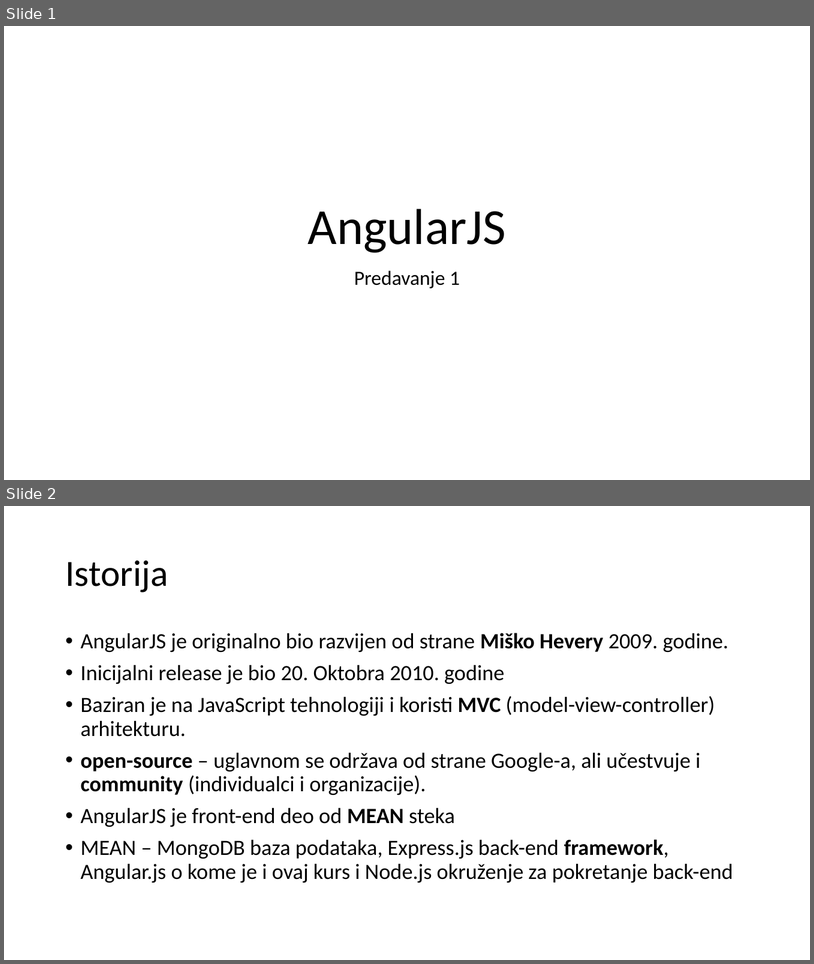
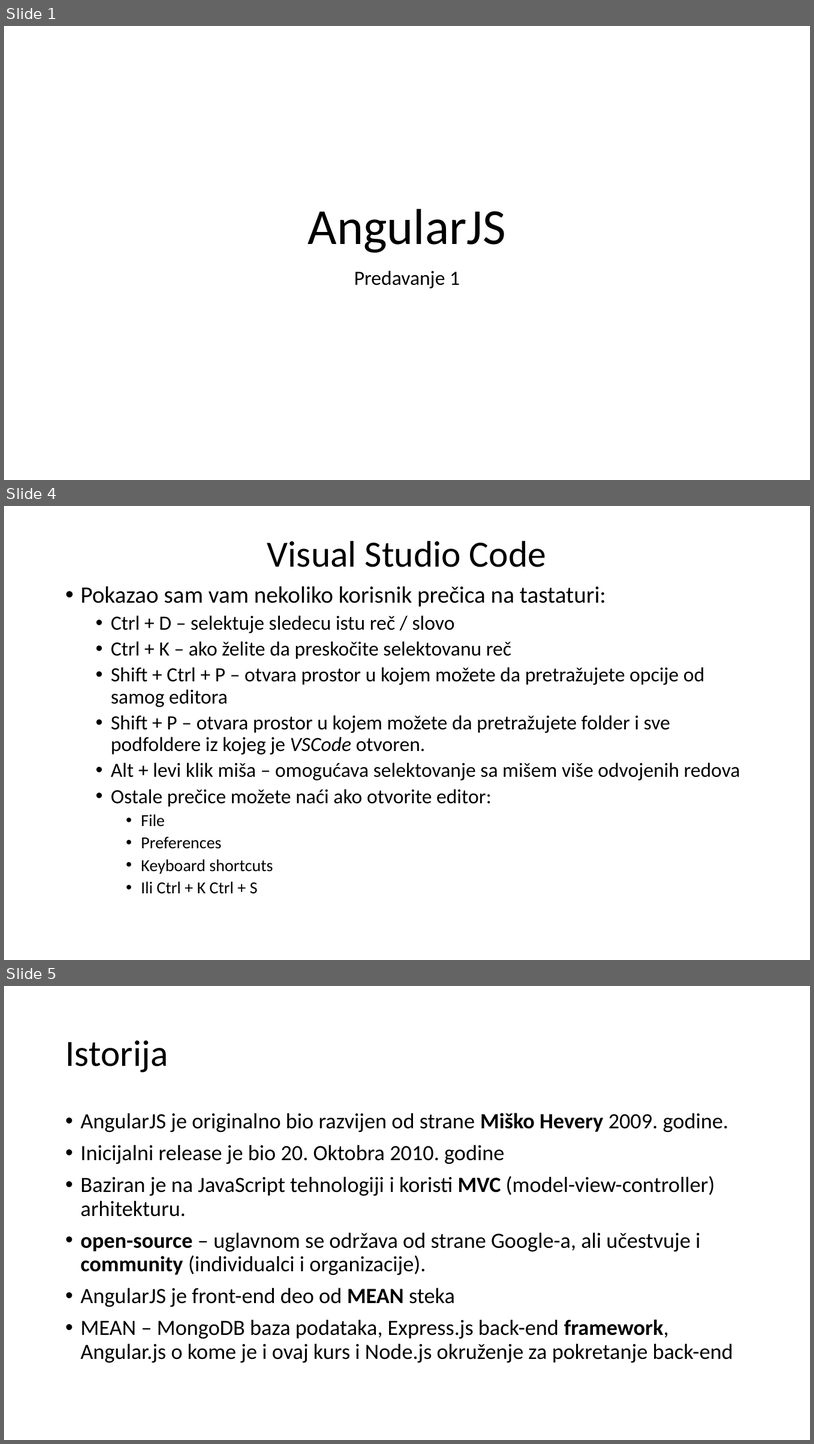
Before and after one commit to daniloMogin/kurs, a slide deck: AngularJS.pptx. Shown one above the other, each under a label of ours: slides 1 and 2 before the commit, slides 1, 4 and 5 after it; the slides between them are not shown. The pictures are 814x964 and 814x1444 pixels, drawn with LibreOffice and Linux fonts; fonts in the diff are those of the drawing. Boxes give left, top, right and bottom in pixels: in the first picture for what was removed or moved away, otherwise in the second. Text is boxed around its words. In the diff, an @@ line names an element or a change of style, - is before the commit and + after.

```diff
--- a/AngularJS.pptx
+++ b/AngularJS.pptx
@@ slide 4 added at (4, 506, 810, 960), background #FFFFFF @@
@@ title added at (267, 541, 546, 567), 44 pt, text #000000 @@
+Visual Studio Code
@@ text added at (81, 586, 741, 894), 24 pt, text #000000 @@
+• Pokazao sam vam nekoliko korisnik prečica na tastaturi:
+  • Ctrl + D – selektuje sledecu istu reč / slovo
+  • Ctrl + K – ako želite da preskočite selektovanu reč
+  • Shift + Ctrl + P – otvara prostor u kojem možete da pretražujete opcije od samog editora
+  • Shift + P – otvara prostor u kojem možete da pretražujete folder i sve podfoldere iz kojeg je VSCode otvoren.
+  • Alt + levi klik miša – omogućava selektovanje sa mišem više odvojenih redova
+  • Ostale prečice možete naći ako otvorite editor:
+    • File
+    • Preferences
+    • Keyboard shortcuts
+    • Ili Ctrl + K Ctrl + S
@@ what was slide 2 is now slide 5 @@
```
Also in this commit, not shown: 3 other slides added, 10 other files.
